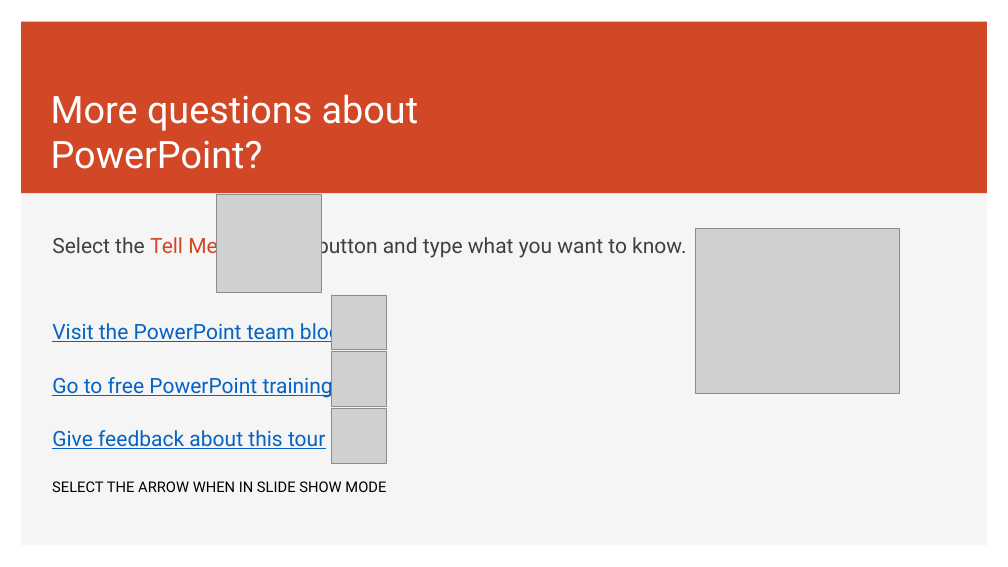
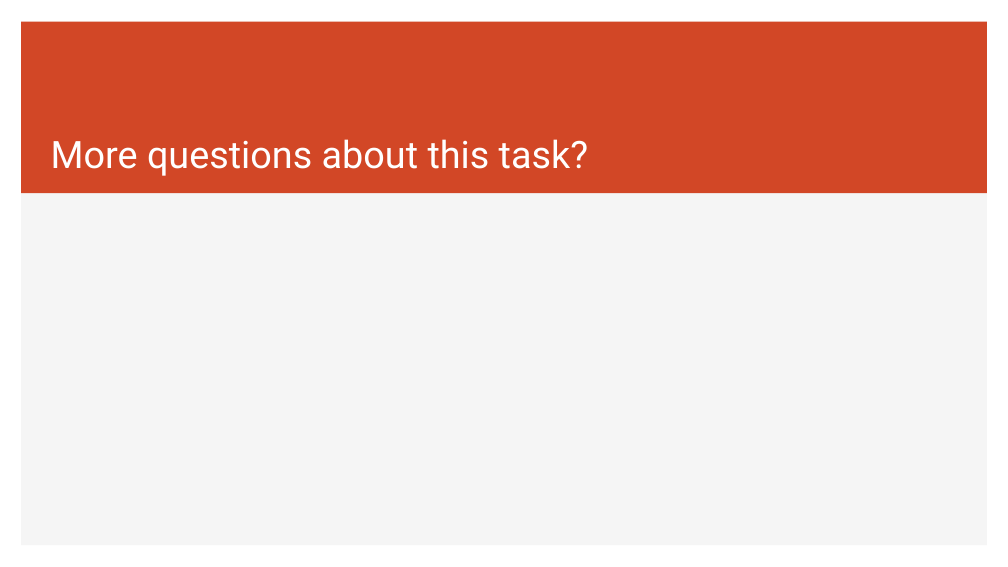
Before and after one commit to truongphucanh/material-classification, a slide deck: slide 15 of summary/slides/main.pptx (slide 12 before the commit). Drawn at 1008x567 pixels with LibreOffice and Linux fonts; fonts in the diff are those of the drawing; grey boxes stand for pictures. Boxes give left, top, right and bottom in pixels: in the first picture for what was removed or moved away, otherwise in the second. Text is boxed around its words. In the diff, an @@ line names an element or a change of style, - is before the commit and + after.

```diff
--- a/summary/slides/main.pptx
+++ b/summary/slides/main.pptx
@@ title at (x1=51, y1=139, x2=588, y2=176): text changed @@
-More questions about PowerPoint?
+More questions about this task?
@@ picture removed at (x1=216, y1=194, x2=321, y2=293) @@
@@ text removed at (x1=52, y1=234, x2=686, y2=449) @@
-Select the Tell Me button and type what you want to know.
-Visit the PowerPoint team blog
-Go to free PowerPoint training
-Give feedback about this tour
@@ picture removed at (x1=696, y1=228, x2=901, y2=394) @@
@@ picture removed at (x1=331, y1=295, x2=386, y2=349) @@
@@ picture removed at (x1=331, y1=352, x2=386, y2=406) @@
@@ picture removed at (x1=331, y1=409, x2=386, y2=464) @@
@@ text removed at (x1=52, y1=481, x2=386, y2=492) @@
-SELECT THE ARROW WHEN IN SLIDE SHOW MODE
```
Also in this commit, not shown: 5 other slides changed, 5 slides added, 1 slide removed.
